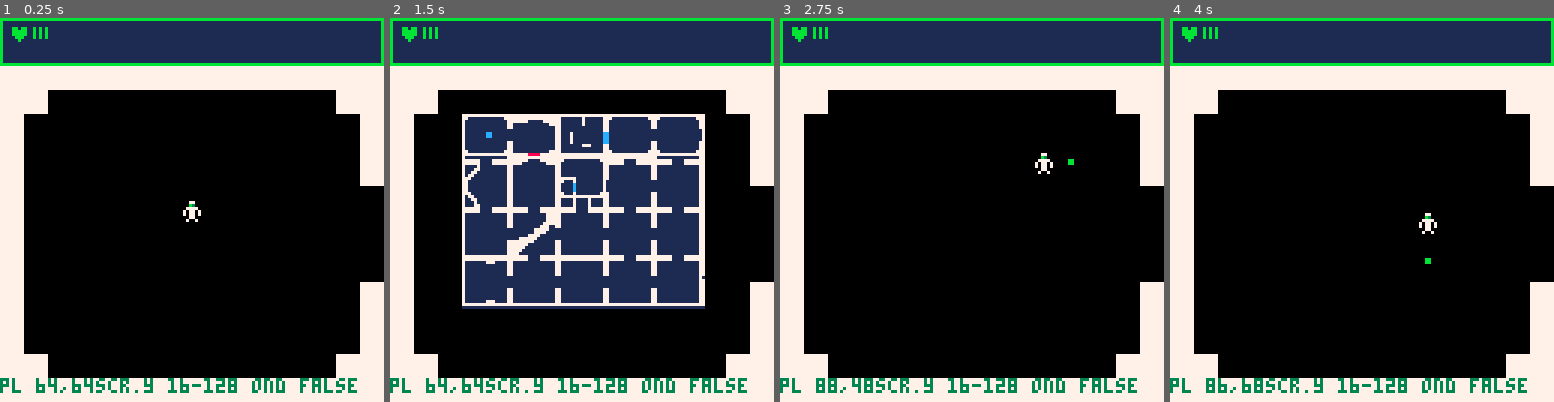
Above: before the commit, frames 1-4 (left to right).
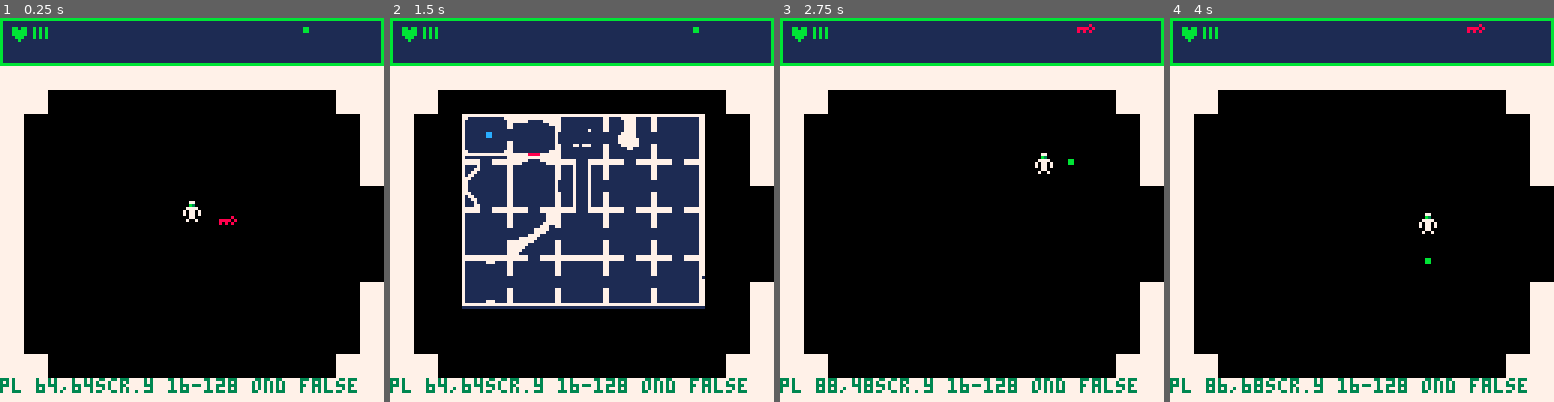
Above: after the commit, the same moments.

Repository: PedroMR/pico8
Game: PICO-8 cartridge ptron.p8
The game is run twice, just before and just after one commit, with the same random seed, the same clock (stepped at 60 frames per second) and the same inputs.
Inputs:
- Up to frame 1 (0.25 s): no input
- Up to frame 2 (1.5 s): tap X (X key) at 0.33, 1.07 s; tap O (Z key) at 0.7 s
- Up to frame 3 (2.75 s): hold Right 1.6-2.1 s; tap O (Z key) at 1.7, 2.1, 2.5 s; tap X (X key) at 1.85 s; hold Up 2.15-2.42 s; hold Right from 2.47 s (still down)
- Up to frame 4 (4 s): tap O (Z key) at 2.9, 3.3, 3.7 s; tap X (X key) at 2.97 s; release Right at 3.03 s; hold Left 3.08-3.58 s; hold Down 3.63-3.97 s

The runs differ from the first frame. In frame 1, less than 0.1% of the frame differs, in the area x 57-81%, y 2-54%; in frame 2, 1.4%, in the area x 43-82%, y 2-47%; in frame 3, less than 0.1%; in frame 4, less than 0.1%.

Commit message:
keys (which may be replaced with weapons)

Diff:
--- a/ptron.p8
+++ b/ptron.p8
@@ -26,6 +26,8 @@
 local pl_spd=2
 local pl_bul={}
 local on_door=false
+local pl_items={}
+local it_key_red="kr"
 pl.hp_max=3
 pl.hp=pl.hp_max
 pl_damaged=0 -- damage blink
@@ -271,6 +273,14 @@
  if(pl_blow>0) then
   pl_blow-=1
   if(pl_blow<=0) start_room(0)
+ end
+ -- check for items
+ local rx,ry=tile_from_coord(room,pl.x,pl.y)
+ local t=mget(rx,ry)
+ if band(fget(t),8) >=8 then
+--  printh("got item "..t,logfile)
+  pl_items[it_key_red]=true
+  mset(rx,ry,0)
  end
 end
 
@@ -436,7 +446,7 @@
 		  end
 	  end
 	 end
-  if coll_pt_obj(pl,o) then
+  if not pl.dead and coll_pt_obj(pl,o) then
    kill_obj(o)
    damage_pl(1)
   end
@@ -513,7 +523,7 @@
 function damage_pl(amt)
  pl.hp-=amt
  if pl.hp <= 0 then
- 	pl_blow=60
+ 	pl_blow=30
  	add_explosion(pl)
  	pl.dead=true
  else
@@ -589,7 +599,7 @@
  sx=sx or 0 sy=sy or 0
  sx+=scr.x0  sy+=scr.y0
  local rx,ry=room_coord(rm,0,0)
- map(rx,ry,sx,sy,room_w,room_h,4)
+ map(rx,ry,sx,sy,room_w,room_h,12)
 end
 
 -->8
@@ -643,20 +653,31 @@
  hud_h=15 -- scr.yo-1
  rectfill(0,0,127,hud_h,1)
  rect(0,0,127,hud_h,11)
+
+ --♥
  print("♥",3,3)
  local hpx0,hpy0=9,3
  local hpw=2*pl.hp
  local hpmw=2*pl.hp_max
  local hph=3
 
--- rect(hpx0,hpy0,hpmw+hpx0,hph+hpy0)
--- rectfill(hpx0,hpy0,hpw+hpx0,hph+hpy0)
  for i=1,pl.hp_max do
   c=3
   if(i<=pl.hp) c=11
   if(i == pl.hp+1 and pl_damaged>0) c=8
   line(hpx0+i*2,hpy0,hpx0+i*2,hpy0+hph,c)
  end
+
+
+ --keys
+ local kx0=98
+ local ky=0
+ local kx=kx0
+ local s=2
+ if(pl_items[it_key_red]) s=3
+ spr(s,kx,ky)
+
+
 end
 
 
@@ -666,9 +687,9 @@
 __gfx__
 00000000000000000000000000000000000000000000000000000000000000000000000000000000000000000000000000000000000000000000000000000000
 00000000000770000000000000000000000000000000000000000000000000000000000000000000000000000000000000000000000000000000000000000000
-00700700000330000000000000000000000000000000000000000000000000000000000000000000000000000000000000000000000000000000000000000000
-0007700000777700000bb00000000000000000000000000000000000000000000000000000000000000000000000000000000000000000000000000000000000
-0007700007077070000bb00000000000000000000000000000000000000000000000000000000000000000000000000000000000000000000000000000000000
+00700700000330000000000000000800000000000000000000000000000000000000000000000000000000000000000000000000000000000000000000000000
+0007700000777700000bb00008888080000000000000000000000000000000000000000000000000000000000000000000000000000000000000000000000000
+0007700007077070000bb00008080800000000000000000000000000000000000000000000000000000000000000000000000000000000000000000000000000
 00700700070770700000000000000000000000000000000000000000000000000000000000000000000000000000000000000000000000000000000000000000
 00000000000770000000000000000000000000000000000000000000000000000000000000000000000000000000000000000000000000000000000000000000
 00000000007007000000000000000000000000000000000000000000000000000000000000000000000000000000000000000000000000000000000000000000
@@ -793,37 +814,37 @@
 04040404040404040404040404040404040404040404040404040404040404040404040404040404040404040404040404040404040404040404040404040404
 04040404040404040404040404040404040404040404000000000404040404040000000000000000000000000000000000000000000000000000000000000000
 __gff__
-0000000000000000000000000000000000000000000000000000000000000000000000000000000000000000000000000000000000000000000000000000000005020505050000000000000000000000000000000000000000000000000000000000000000000000000000000000000000000000000000000000000000000000
+0000000c00000000000000000000000000000000000000000000000000000000000000000000000000000000000000000000000000000000000000000000000005020505050000000000000000000000000000000000000000000000000000000000000000000000000000000000000000000000000000000000000000000000
 0000000000000000000000000000000000000000000000000000000000000000000000000000000000000000000000000000000000000000000000000000000000000000000000000000000000000000000000000000000000000000000000000000000000000000000000000000000000000000000000000000000000000000
 __map__
 4040404040404040404040404040404040404040404040404040404040404040404040404040404040404040404040404040404040404040404040404040404040404040404040404040404040404040404040404040404040404040404040400000000000000000000000000000000000000000000000000000000000000000
-4040000000000000000000000000404040404040404040404040404040404040400000000000000040000000000000404040000000000000000000000000404040400000000000000000000000004040400000000000000000000000000000400000000000000000000000000000000000000000000000000000000000000000
-4000000000000000000000000000004040404040404000000000004040404040400000000000000040000000000000404000000000000000000000000000004040000000000000000000000000000040400000000000000000000000000000400000000000000000000000000000000000000000000000000000000000000000
-4000000000000000000000000000004040000000000000000000000000404040400000000000000040000000000000404000000000000000000000000000004040000000000000000000000000000040400000000000000000000000000000400000000000000000000000000000000000000000000000000000000000000000
-4000000000000000000000000000004040000000000000000000000000000040400000000000000000000000110000404000000000000000000000000000004040000000000000000000000000000040400000000000000000000000000000400000000000000000000000000000000000000000000000000000000000000000
-4000000000000000000000000000004141000000000000000000100000000040400000000000000000000000000000404000000000000000000000000000004141000000000000000000000000000041400000000000000000000000000000400000000000000000000000000000000000000000000000000000000000000000
-4000000000000000000000000000004141000000000000000000000000000042420000004000000000000000000000444400000000000000000000000000004141000000000000000000000000000041400000000000000000000000000000000000000000000000000000000000000000000000000000000000000000000000
-4000000000000000000000000000004141000000000000000000000000000042420000004000000000000000000000444400000000000000000000000000004141000000000000000000000000000041400000000000000000000000000000000000000000000000000000000000000000000000000000000000000000000000
-4000000000000000000000000000004141000000000000000000000000000042420000004000000000000000000000444400000000000000000000000000004141000000000000000000000000000041400000000000000000000000000000000000000000000000000000000000000000000000000000000000000000000000
-4000000000000000000000000000004040000000000000000000000000000042420000004000000000000000000000444400000000000000000000000000004040000000000000000000000000000040400000000000000000000000000000000000000000000000000000000000000000000000000000000000000000000000
-4000000000000000000000000000004040000000000000000010000000000040400000000000000040404000000000404000000000000000000000000000004040000000000000000000000000000040400000000000000000000000000000400000000000000000000000000000000000000000000000000000000000000000
-4000000000000000000000000000004040000000000000000000000000000040400000000000000000000000000000404000000000000000000000000000004040000000000000000000000000000040400000000000000000000000000000400000000000000000000000000000000000000000000000000000000000000000
-4040000000000000000000000000404040000000000000000000000000404040400000000000000000000000000000404040000000000000000000000000404040400000000000000000000000004040400000000000000000000000000000400000000000000000000000000000000000000000000000000000000000000000
-4040404040404040404040404040404040404040404043434343404040404040404040404040424242424040404040404040404040404040404040404040404040404040404040404040404040404040400000000000000000000000000000400000000000000000000000000000000000000000000000000000000000000000
-4000000000000000000000000000004040404040404042424242404040404040404040404040424242424040404040404040404040404040404040404040404040000000000000000000000000000040400000000000000000000000000000400000000000000000000000000000000000000000000000000000000000000000
-4040404040400000000040404040404040404040404000000000404040404040404000000000000000000000000040404040404040400000000040404040404040404040404000000000404040404040404040404040000000004040404040400000000000000000000000000000000000000000000000000000000000000000
-4040404040400000000040404040404040404040000000000000000040404040400000000000000000000000000000404040404040400000000040404040404040404040404000000000404040404040404040404040000000004040404040400000000000000000000000000000000000000000000000000000000000000000
-4000000000400000000000000000004040000000000000000000000000000040400000000000000000000000000000404000000000000000000000000000004040000000000000000000000000000040400000000000000000000000000000400000000000000000000000000000000000000000000000000000000000000000
-4000000040400000000000000000004040000000000000000000000000000040400000000000000000000000000000404000000000000000000000000000004040000000000000000000000000000040400000000000000000000000000000400000000000000000000000000000000000000000000000000000000000000000
-4000004040000000000000000000004040000000000000000000000000000040400010000000000000000000000000404000000000000000000000000000004040000000000000000000000000000040400000000000000000000000000000400000000000000000000000000000000000000000000000000000000000000000
-4000404000000000000000000000004040000000000000000000000000000040400000000000000000000000000000404000000000000000000000000000004040000000000000000000000000000040400000000000000000000000000000400000000000000000000000000000000000000000000000000000000000000000
-4040400000000000000000000000004040000000000000000000000000000040404040404040000000000010000000404000000000000000000000000000004040000000000000000000000000000040400000000000000000000000000000400000000000000000000000000000000000000000000000000000000000000000
-4040000000000000000000000000004040000000000000000000000000000042404000000040000000000000000000400000000000000000000000000000000000000000000000000000000000000040400000000000000000000000000000000000000000000000000000000000000000000000000000000000000000000000
-4040000000000000000000000000004040000000000000000000000000000042400000000044000000000000000000400000000000000000000000000000000000000000000000000000000000000040400000000000000000000000000000000000000000000000000000000000000000000000000000000000000000000000
-4040000000000000000000000000004040000000000000000000000000000042400000000044000000000000110000400000000000000000000000000000000000000000000000000000000000000040400000000000000000000000000000000000000000000000000000000000000000000000000000000000000000000000
-4040000000000000000000000000004040000000000000000000000000000042400000000044000000000000000000400000000000000000000000000000000000000000000000000000000000000040400000000000000000000000000000000000000000000000000000000000000000000000000000000000000000000000
-4040400000000000000000000000004040000000000000000000000000000040404000000040000000000000000040404000000000000000000000000000004040000000000000000000000000000040400000000000000000000000000000400000000000000000000000000000000000000000000000000000000000000000
-4000404000000000000000000000004040000000000000000000000000000040404040404040404040404040404040404000000000000000000000000000004040000000000000000000000000000040404000000000000000000000000000400000000000000000000000000000000000000000000000000000000000000000
+4040000000000000000000000000404040404040404040404040404040404040400000000000000000000000000000404000000000404040404000000000004040000000000000000000000000000040400000000000000000000000000000400000000000000000000000000000000000000000000000000000000000000000
+4000000000000000000000000000004040404040404000000000004040404040400000000000000000000000000000404000000000004040404000000000004040000000000000000000000000000040400000000000000000000000000000400000000000000000000000000000000000000000000000000000000000000000
+4000000000000000000000000000004040000000000000000000000000404040400000000000000000000000000000404000000000004040404000000000004040000000000000000000000000000040400000000000000000000000000000400000000000000000000000000000000000000000000000000000000000000000
+4000000000000000000000000000004040000000000000000000000000000040400000000000000000000000000000404000000000004040404000000000004040000000000000000000000000000040400000000000000000000000000000400000000000000000000000000000000000000000000000000000000000000000
+4000000000000000000000000000004141000000000000000000110000000040400000000000000000004000000000404000000000004040404000000000004040000000000000000000000000000040400000000000000000000000000000400000000000000000000000000000000000000000000000000000000000000000
+4000000000000000000300000000004141000000000000000000000000000042410000000000000000000000000000000000000000404040404000000000000000000000000000000000000000000040400000000000000000000000000000000000000000000000000000000000000000000000000000000000000000000000
+4000000000000000000000000000004141000000000000100000000000000042410000000000000000000000000000000000000040404040404000000000000000000000000000000000000000000040400000000000000000000000000000000000000000000000000000000000000000000000000000000000000000000000
+4000000000000000000000000000004141000000000000000000000000000042410000000000000000000000000000000000000040404040404040000000000000000000000000000000000000000040400000000000000000000000000000000000000000000000000000000000000000000000000000000000000000000000
+4000000000000000000000000000004040000000000000000000000000000042410000000000000000000000000000000000000040404040404040000000000000000000000000000000000000000040400000000000000000000000000000000000000000000000000000000000000000000000000000000000000000000000
+4000000000000000000000000000004040000003000000000000000000000040400000000040400040404000000000404000000000404040404040000000004040000000000000000000000000000040400000000000000000000000000000400000000000000000000000000000000000000000000000000000000000000000
+4000000000000000000000000000004040000000000000000000000000000040400000000000000000000000000000404000000000000040400000000000004040000000000000000000000000000040400000000000000000000000000000400000000000000000000000000000000000000000000000000000000000000000
+4040000000000000000000000000404040000000000000000000000000404040400000000000000000000000000000404000000000000000000000000000004040000000000000000000000000000040400000000000000000000000000000400000000000000000000000000000000000000000000000000000000000000000
+4040404040404040404040404040404040404040404043434343404040404040400000000000000000000000000000404000000000000000000000000000004040000000000000000000000000000040400000000000000000000000000000400000000000000000000000000000000000000000000000000000000000000000
+4000000000000000000000000000004040404040404042424242404040404040400000000000000000000000000000404000000000000000000000000000004040000000000000000000000000000040400000000000000000000000000000400000000000000000000000000000000000000000000000000000000000000000
+4040404040400000000040404040404040404040404000000000404040404040404040404040000000004040404040404040404040400000000040404040404040404040404000000000404040404040404040404040000000004040404040400000000000000000000000000000000000000000000000000000000000000000
+4040404040400000000040404040404040404040000000000000000040404040404040404040000000004040404040404040404040400000000040404040404040404040404000000000404040404040404040404040000000004040404040400000000000000000000000000000000000000000000000000000000000000000
+4000000000400000000000000000004040000000000000000000000000000040400000000040000000004000000000404000000000000000000000000000004040000000000000000000000000000040400000000000000000000000000000400000000000000000000000000000000000000000000000000000000000000000
+4000000040400000000000000000004040000000000000000000000000000040400000000040000000004000000000404000000000000000000000000000004040000000000000000000000000000040400000000000000000000000000000400000000000000000000000000000000000000000000000000000000000000000
+4000004040000000000000000000004040000000000000000000000000000040400000000040000000004000000000404000000000000000000000000000004040000000000000000000000000000040400000000000000000000000000000400000000000000000000000000000000000000000000000000000000000000000
+4000404000000000000000000000004040000000000000000000000000000040400000000040000000004000000000404000000000000000000000000000004040000000000000000000000000000040400000000000000000000000000000400000000000000000000000000000000000000000000000000000000000000000
+4040400000000000000000000000004040000000000000000000000000000040400000000040000000004000000000404000000000000000000000000000004040000000000000000000000000000040400000000000000000000000000000400000000000000000000000000000000000000000000000000000000000000000
+4040000000000000000000000000004040000000000000000000000000000042410000000040000000004000000000000000000000000000000000000000000000000000000000000000000000000040400000000000000000000000000000000000000000000000000000000000000000000000000000000000000000000000
+4040000000000000000000000000004040000000000000000000000000000042410000000040000000004000000000000000000000000000000000000000000000000000000000000000000000000040400000000000000000000000000000000000000000000000000000000000000000000000000000000000000000000000
+4040000000000000000000000000004040000000000000000000000000000042410000000040000000004000000000000000000000000000000000000000000000000000000000000000000000000040400000000000000000000000000000000000000000000000000000000000000000000000000000000000000000000000
+4040000000000000000000000000004040000000000000000000000000000042410000000040000000004000000000000000000000000000000000000000000000000000000000000000000000000040400000000000000000000000000000000000000000000000000000000000000000000000000000000000000000000000
+4040400000000000000000000000004040000000000000000000000000000040400000000040000000004000000000404000000000000000000000000000004040000000000000000000000000000040400000000000000000000000000000400000000000000000000000000000000000000000000000000000000000000000
+4000404000000000000000000000004040000000000000000000000000000040400000000040000000004000000000404000000000000000000000000000004040000000000000000000000000000040404000000000000000000000000000400000000000000000000000000000000000000000000000000000000000000000
 4000004040000000000000000000004040000000000000000000000000000040400000000040000000004000000000404000000000000000000000000000004040000000000000000000000000000040400000000000000000000000000000400000000000000000000000000000000000000000000000000000000000000000
 4000000040000000000000000000004040000000000000000000000000000040400000000040000000004000000000404000000000000000000000000000004040000000000000000000000000000040400000000000000000000000000000400000000000000000000000000000000000000000000000000000000000000000
 4000000040400000000000000000004040000000000000000000000000000040400000000040000000004000000000404000000000000000000000000000004040000000000000000000000000000040400000000000000000000000000000400000000000000000000000000000000000000000000000000000000000000000
